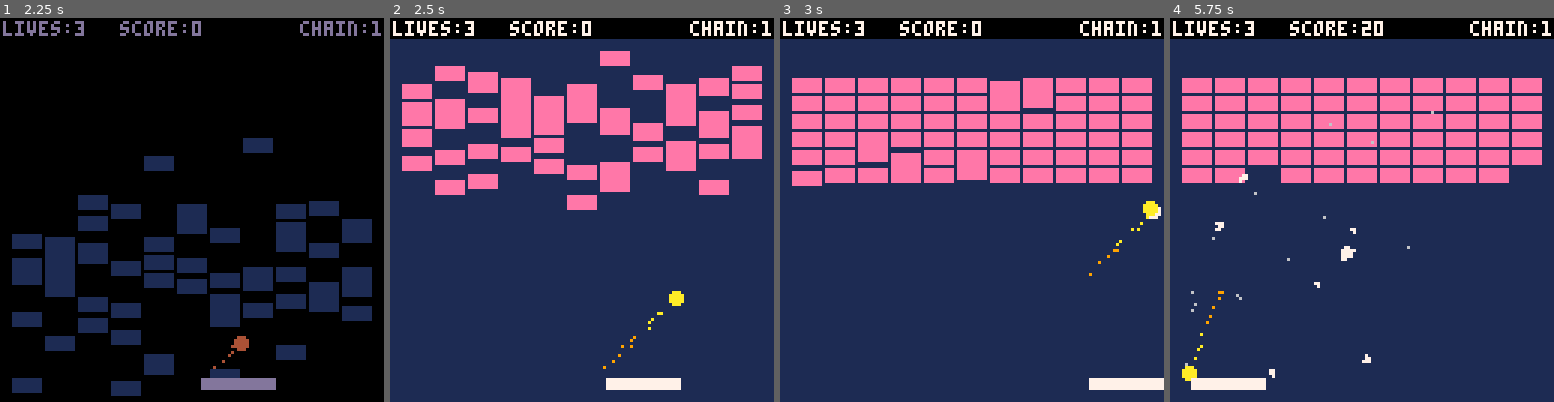
Above: before the commit, frames 1-4 (left to right).
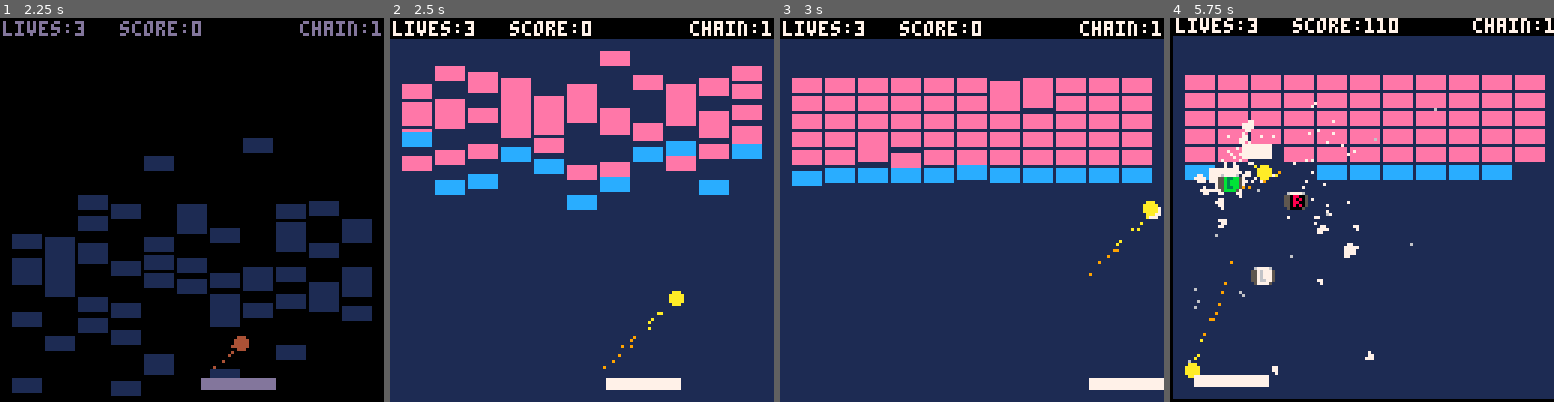
Above: after the commit, the same moments.

Repository: steka/lazydevs-pico8-breakout-hero
Game: PICO-8 cartridge hero1.p8
The game is run twice, just before and just after one commit, with the same random seed, the same clock (stepped at 60 frames per second) and the same inputs.
Inputs:
- Up to frame 1 (2.25 s): tap O (Z key) at 0.7, 1.7, 2.1 s; hold Right 1.6-2.1 s
- Up to frame 2 (2.5 s): hold Right from 2.47 s (still down)
- Up to frame 3 (3 s): keep holding Right; tap O (Z key) at 2.5, 2.9 s
- Up to frame 4 (5.75 s): release Right at 3.03 s; hold Left 3.08-3.58 s; tap O (Z key) every 0.4 s from 3.3 to 5.7 s; hold Right 4.02-4.68 s; hold Left 5.08-5.68 s

Frame 1 is identical in both runs. In frame 2, 3.4% of the frame differs, in the area x 3-97%, y 29-50%; in frame 3, 3.4%; in frame 4, 19%, in the area x 0-100%, y 0-100%.

Commit message:
Breakout #43 - Powerup Smoke
https://www.youtube.com/watch?v=TZ5dCB2RnTQ

Diff:
--- a/hero1.p8
+++ b/hero1.p8
@@ -5,8 +5,8 @@
 -- 7. juicyness
 --     particles
 --      - death particles
---      - pickup particles
 --      - explosions
+--      - megaball effects
 -- 8. high score
 -- 9. ui
 --    - powerup messages
@@ -26,7 +26,7 @@
  --levels[1] = "b9b/p9p/sbsbsbsbsb"
  --levels[1] = "hxixsxpxbxbxbxbxbxbxbxbxbxbxbxbxbxbxbxbxbxbxbxbxbxbxbxbxbxbxbxbxbxbxbxbxb"
  --levels[1] = "////x4b/s9s"
- levels[1] = "b9bb9bb9bb9bb9bb9b"
+ levels[1] = "b9bb9bb9bb9bb9bp9p"
 
  shake=0
 
@@ -341,7 +341,7 @@
   timer_expand = 0
  elseif _p == 6 then
   -- megaball
-  timer_mega = 900
+  timer_mega = 100
  elseif _p == 7 then
   -- multiball
   multiball()
@@ -618,6 +618,7 @@
  add(part,_p)
 end
 
+-- spawn a small puft
 function spawnpuft(_x,_y)
  for i= 0,5 do
   local _ang = rnd()
@@ -627,6 +628,40 @@
  end
 end
 
+-- spawn a puft in the color of a pill
+function spawnpillpuft(_x,_y,_p)
+ for i= 0,20 do
+  local _ang = rnd()
+  local _dx = sin(_ang)*(1+rnd(2))
+  local _dy = cos(_ang)*(1+rnd(2))
+  local _mycol
+
+  if _p == 1 then
+   -- slowdown -- orange
+   _mycol={9,9,4,4,0}
+  elseif _p == 2 then
+   -- life -- white
+   _mycol={7,7,6,5,0}
+  elseif _p == 3 then
+   -- catch -- green
+   _mycol={11,11,3,3,0}
+  elseif _p == 4 then
+   -- expand -- blue
+   _mycol={12,12,5,5,0}
+  elseif _p == 5 then
+   -- reduce -- black
+   _mycol={0,0,5,5,6}
+  elseif _p == 6 then
+   -- megaball -- pink
+   _mycol={14,14,13,2,0}
+  else
+   -- multiball -- red
+   _mycol={8,8,4,2,0}
+  end
+  addpart(_x,_y,_dx,_dy,2,20+rnd(15),_mycol,1+rnd(4))
+ end
+end
+
 -- spawn a trail particle
 function spawntrail(_x,_y)
  if rnd()<0.5 then
@@ -638,10 +673,23 @@
  end
 end
 
+-- spawn a megatrail particle
+function spawnmtrail(_x,_y)
+ if rnd() then
+  local _ang = rnd()
+  local _ox = sin(_ang)*ball_r
+  local _oy = cos(_ang)*ball_r
+
+  addpart(_x+_ox,_y+_oy,0,0,2,60+rnd(15),{14,13,2},1+rnd(1))
+ end
+end
+
 -- shatter brick
 function shatterbrick(_b,_vx,_vy)
  --screenshake and sound
- shake+=0.07
+ if shake<0.5 then
+  shake+=0.07
+ end
  sfx(13)
 
  --bump the brick
@@ -936,6 +984,7 @@
    del(pill,pill[i])
   elseif box_box(pill[i].x,pill[i].y,8,6,pad_x,pad_y,pad_w,pad_h) then
    powerupget(pill[i].t)
+   spawnpillpuft(pill[i].x,pill[i].y,pill[i].t)
    -- remove pill
    del(pill,pill[i])
    sfx(11)
@@ -1072,8 +1121,11 @@
   myball.y=nexty
 
   --trail particles
-  spawntrail(nextx,nexty)
-
+  if timer_mega > 0 then
+   spawnmtrail(nextx,nexty)
+  else
+   spawntrail(nextx,nexty)
+  end
   -- check if ball left screen
   if nexty > 127 then
    sfx(2)
@@ -1181,7 +1233,11 @@
 
  -- balls
  for i=1,#ball do
-  circfill(ball[i].x,ball[i].y,ball_r, 10)
+  local ballc=10
+  if timer_mega > 0 then
+   ballc=14
+  end
+  circfill(ball[i].x,ball[i].y,ball_r, ballc)
   if ball[i].stuck then
    -- draw trajectory preview dots
    pset(ball[i].x+ball[i].dx*4*arrm,
